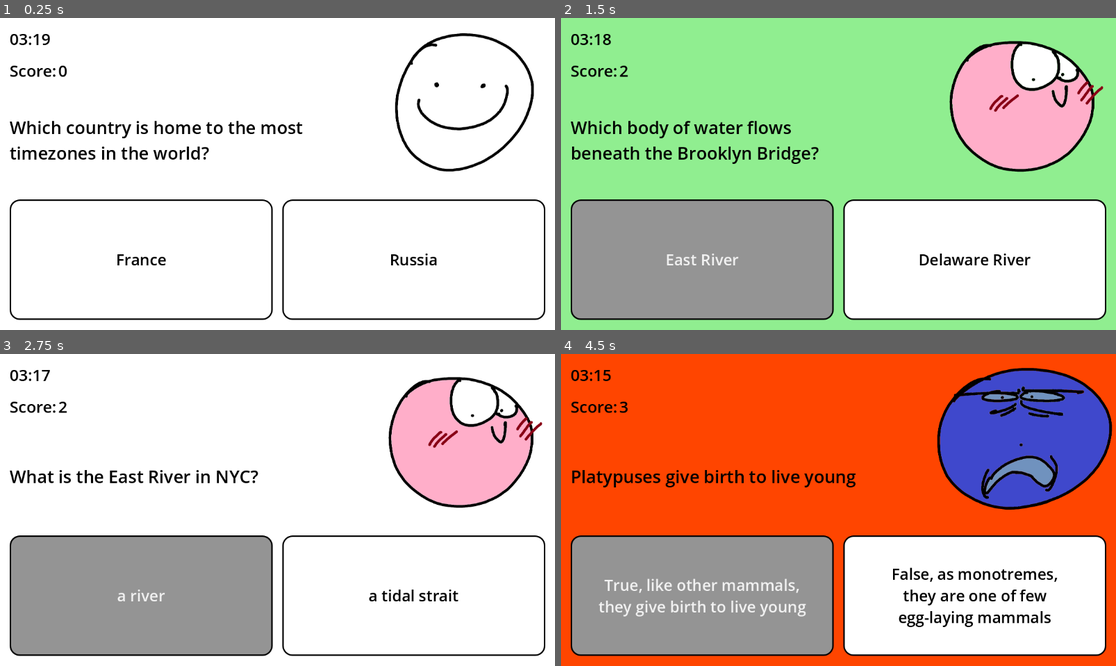
Above: before the commit, frames 1-4 (two rows, left to right).
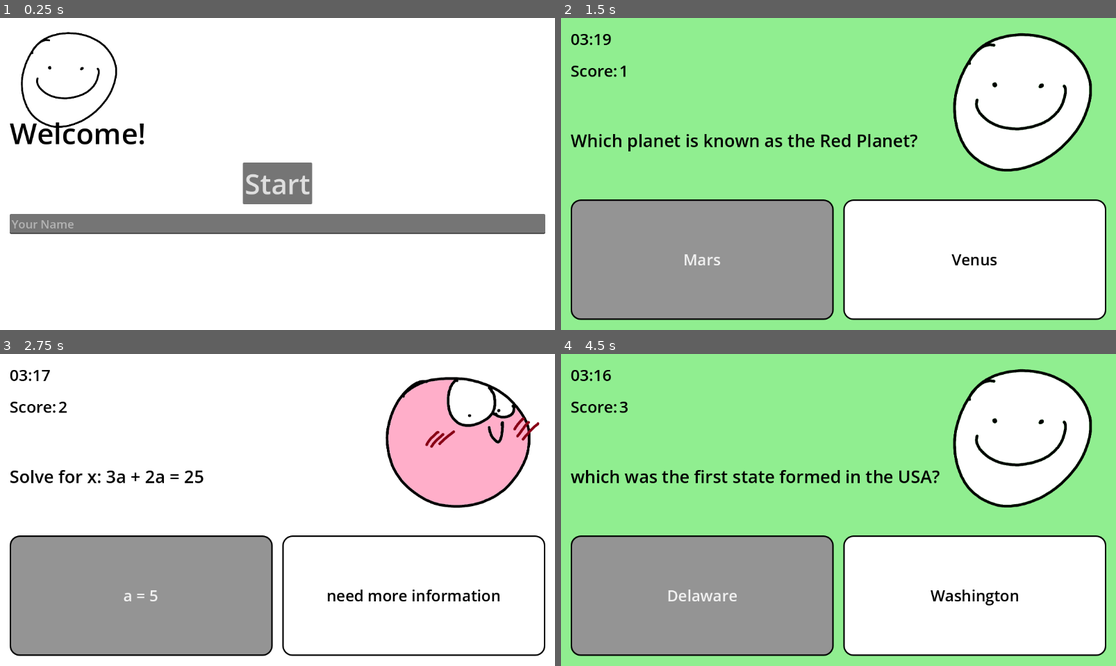
Above: after the commit, the same moments.

Repository: 2DPyramid/2D-Puzzle-Game_REPO
Game: Godot game, scene res://scenes/home.tscn
Two runs of this game, one before a commit and one after it. Both use one fixed random seed, a clock stepped at 60 frames per second and the inputs below. Before the commit the project starts from res://scenes/main.tscn.
Inputs:
- Up to frame 1 (0.25 s): no input
- Up to frame 2 (1.5 s): click "France" (after the commit: "Start") at 0.5 s; click "East River" (after the commit: "Mars") at 1.25 s
- Up to frame 3 (2.75 s): click "7" (after the commit: "He didn't die, He's in Therapy") at 2 s
- Up to frame 4 (4.5 s): click "a river" (after the commit: "a = 5") at 2.75 s; click "True" (after the commit: "Shellfish") at 3.5 s; click "True, like other mammals, the…" (after the commit: "Delaware") at 4.25 s

The runs differ from the first frame. In frame 1, 14% of the frame differs, in the area x 1-99%, y 4-97%; in frame 2, 12%; in frame 3, 3.6%; in frame 4, 66%, in the area x 0-100%, y 0-100%.

Commit message:
03 16 6:23 PM
Added Home page
Fixed some stuff

Diff:
--- a/2dTriviaGame/project.godot
+++ b/2dTriviaGame/project.godot
@@ -11,7 +11,7 @@
 [application]
 
 config/name="2D-Trivia_Game"
-run/main_scene="uid://b7l3pnlphnxx3"
+run/main_scene="uid://b161qiw7iucub"
 config/features=PackedStringArray("4.6", "GL Compatibility")
 config/icon="res://icon.svg"
 
--- /dev/null
+++ b/2dTriviaGame/scenes/home.tscn
@@ -0,0 +1,75 @@
+[gd_scene format=3 uid="uid://b161qiw7iucub"]
+
+[ext_resource type="Script" uid="uid://dl5jwp0w7a1u6" path="res://script/home.gd" id="1_u4wd2"]
+[ext_resource type="PackedScene" uid="uid://bsr1mt4uaeqev" path="res://scenes/reaction.tscn" id="2_w18ys"]
+
+[sub_resource type="LabelSettings" id="LabelSettings_krot7"]
+font_size = 60
+font_color = Color(0, 0, 0, 1)
+
+[sub_resource type="Theme" id="Theme_krot7"]
+default_font_size = 24
+
+[node name="Home" type="Control" unique_id=182376782]
+layout_mode = 3
+anchors_preset = 15
+anchor_right = 1.0
+anchor_bottom = 1.0
+grow_horizontal = 2
+grow_vertical = 2
+script = ExtResource("1_u4wd2")
+
+[node name="ColorRect" type="ColorRect" parent="." unique_id=1957704364]
+layout_mode = 0
+offset_left = -17.0
+offset_top = -14.0
+offset_right = 1163.0
+offset_bottom = 852.0
+
+[node name="MarginContainer" type="MarginContainer" parent="." unique_id=1946933489]
+layout_mode = 1
+anchors_preset = 15
+anchor_right = 1.0
+anchor_bottom = 1.0
+offset_bottom = -1.0
+grow_horizontal = 2
+grow_vertical = 2
+theme_override_constants/margin_left = 20
+theme_override_constants/margin_top = 20
+theme_override_constants/margin_right = 20
+theme_override_constants/margin_bottom = 20
+
+[node name="VBoxContainer" type="VBoxContainer" parent="MarginContainer" unique_id=1878978025]
+custom_minimum_size = Vector2(1000, 500)
+layout_mode = 2
+theme_override_constants/separation = 20
+alignment = 1
+
+[node name="HBoxContainer" type="HBoxContainer" parent="MarginContainer/VBoxContainer" unique_id=2050760617]
+layout_mode = 2
+
+[node name="reaction" parent="MarginContainer/VBoxContainer/HBoxContainer" unique_id=1107030189 instance=ExtResource("2_w18ys")]
+position = Vector2(123.80107, -61.5)
+scale = Vector2(0.34603658, 0.34603658)
+animation = &"2"
+autoplay = "2"
+
+[node name="Label" type="Label" parent="MarginContainer/VBoxContainer/HBoxContainer" unique_id=472757526]
+layout_mode = 2
+size_flags_vertical = 0
+text = "Welcome!"
+label_settings = SubResource("LabelSettings_krot7")
+horizontal_alignment = 1
+
+[node name="Button" type="Button" parent="MarginContainer/VBoxContainer" unique_id=415692970]
+layout_mode = 2
+size_flags_horizontal = 4
+theme_override_font_sizes/font_size = 58
+text = "Start"
+
+[node name="LineEdit" type="LineEdit" parent="MarginContainer/VBoxContainer" unique_id=362307844]
+layout_mode = 2
+theme = SubResource("Theme_krot7")
+placeholder_text = "Your Name"
+
+[connection signal="pressed" from="MarginContainer/VBoxContainer/Button" to="." method="_on_button_pressed"]
--- a/2dTriviaGame/scenes/main.tscn
+++ b/2dTriviaGame/scenes/main.tscn
@@ -43,7 +43,7 @@
 corner_radius_bottom_right = 20
 corner_radius_bottom_left = 20
 
-[node name="Control" type="Control" unique_id=182376782 node_paths=PackedStringArray("timer")]
+[node name="Quiz" type="Control" unique_id=182376782 node_paths=PackedStringArray("timer")]
 layout_mode = 3
 anchors_preset = 15
 anchor_right = 1.0
@@ -111,12 +111,18 @@
 theme_override_constants/separation = 10
 
 [node name="reaction" parent="MarginContainer/VBoxContainer/question" unique_id=54342535 instance=ExtResource("2_sugp2")]
-position = Vector2(945, 33)
+position = Vector2(939, 33)
 scale = Vector2(0.5, 0.5)
 animation = &"2"
 autoplay = "2"
 
-[node name="wrong_reaction" parent="MarginContainer/VBoxContainer/question" unique_id=1107030189 instance=ExtResource("2_sugp2")]
+[node name="critter" parent="MarginContainer/VBoxContainer/question" unique_id=1107030189 instance=ExtResource("2_sugp2")]
+visible = false
+position = Vector2(816.49927, -71.5)
+scale = Vector2(0.18140243, 0.18140244)
+autoplay = "4"
+
+[node name="wrong_reaction" parent="MarginContainer/VBoxContainer/question" unique_id=560566291 instance=ExtResource("2_sugp2")]
 visible = false
 position = Vector2(945, 30)
 scale = Vector2(0.5, 0.5)
@@ -124,9 +130,8 @@
 autoplay = "0"
 
 [node name="Label" type="Label" parent="MarginContainer/VBoxContainer/question" unique_id=1968995364]
-custom_minimum_size = Vector2(800, 200)
+custom_minimum_size = Vector2(775, 200)
 layout_mode = 2
-size_flags_horizontal = 3
 theme_override_colors/font_color = Color(0, 0, 0, 1)
 theme_override_font_sizes/font_size = 36
 text = "Question"
--- a/2dTriviaGame/script/global.gd
+++ b/2dTriviaGame/script/global.gd
@@ -16,8 +16,7 @@
 		"correct": 0
 	},
 	{
-		"question": "Which of these countries experiences
-		Midnight Sun for 6 months?",
+		"question": "Which of these countries experiences Midnight Sun for 6 months?",
 		"options": ["Norway", "Netherland"],
 		"correct": 0
 	},
@@ -37,14 +36,12 @@
 		"correct": 1
 	},
 	{
-		"question": "Which of these is an existing
-		Tectonic Plate?",
+		"question": "Which of these is an existing Tectonic Plate?",
 		"options": ["Eurasian Plate", "Peruvian Plate"],
 		"correct": 0
 	},
 	{
-		"question": "The Equator line passes through
-		which of these countries?",
+		"question": "The Equator line passes through which of these countries?",
 		"options": ["Indonesia", "Russia"],
 		"correct": 0
 	},
@@ -54,8 +51,7 @@
 		"correct": 0
 	}, #Mahira-Started adding questions
 	{
-		"question": "What season does Australia
-		experience in December?",
+		"question": "What season does Australia experience in December?",
 		"options": ["Winter","Summer"],
 		"correct": 1
 	},
@@ -75,8 +71,7 @@
 		"correct": 1
 	},
 	{
-		"question": "Which country is home to the most
-		timezones in the world?",
+		"question": "Which country is home to the most timezones in the world?",
 		"options": ["France", "Russia"],
 		"correct": 0
 	},
@@ -86,8 +81,7 @@
 		"correct": 0
 	},
 	{
-		"question": "What is the 'Golden Ratio' in numerical
-		representation?",
+		"question": "What is the 'Golden Ratio' in numerical representation?",
 		"options": ["1.618", "2.718"],
 		"correct": 0
 	},
@@ -98,21 +92,17 @@
 		"correct": 1
 	},
 	{
-		"question": "The word 'Bank' and the word 'Bankruptcy'
-		both come from an Italian word for____",
+		"question": "The word 'Bank' and the word 'Bankruptcy' both come from an Italian word for____",
 		"options": ["A locked chest", "A wooden bench"],
 		"correct":1
 	},
 	{
-		"question": "You are statistically more
-		likely to be killed by a falling
-		vending machine than by what animal?",
+		"question": "You are statistically more likely to be killed by a falling vending machine than by what animal?",
 		"options": ["A Shark", "A Bear"],
 		"correct": 0
 	},
 	{
-		"question": "Which came first: the Orange (the fruit)
-		or Orange (the color)?",
+		"question": "Which came first: the Orange (the fruit) or Orange (the color)?",
 		"options": ["The fruit", "The color"],
 		"correct": 0
 	},
@@ -122,8 +112,7 @@
 		"correct": 0
 	},
 	{
-		"question": "Certain Siphonophores can be longer
-		than Blue whales?",
+		"question": "Certain Siphonophores can be longer than Blue whales?",
 		"options": ["True", "False"],
 		"correct": 0
 	},
@@ -133,21 +122,17 @@
 		"correct": 0
 	},
 	{
-		"question": "Female platypuses sweat milk from their skin,
-		because they don’t have nipples",
+		"question": "Female platypuses sweat milk from their skin, because they don’t have nipples",
 		"options": ["True", "False"],
 		"correct": 0
 	},
 	{
-		"question": "Male seahorse is the one that carries the eggs
-		and gives birth",
+		"question": "Male seahorse is the one that carries the eggs and gives birth",
 		"options": ["True", "False"],
 		"correct": 0
 	},
 	{
-		"question": "If a one legged Octopus gives
-		one of its legs to its mate, how many legs
-		does the octopus now have?",
+		"question": "If a one legged Octopus gives one of its legs to its mate, how many legs does the octopus now have?",
 		"options": ["7","0"],
 		"correct": 1
 	},
@@ -167,14 +152,12 @@
 		"correct": 0
 	},
 	{
-		"question": "Washington Square, Madison Square, Bryant Park,
-		and Union Square Parks were all formerly:",
+		"question": "Washington Square, Madison Square, Bryant Park, and Union Square Parks were all formerly:",
 		"options": ["Early Settlements", "Graveyards"],
 		"correct": 1
 	},
 	{
-		"question": "Which body of water flows
-		beneath the Brooklyn Bridge?",
+		"question": "Which body of water flows beneath the Brooklyn Bridge?",
 		"options": ["East River", "Delaware River"],
 		"correct": 0
 	},
@@ -189,59 +172,47 @@
 		"correct": 0
 	},
 	{
-		"question": "Which of these walking tours actually
-		take place in New York?",
+		"question": "Which of these walking tours actually take place in New York?",
 		"options": ["Rat Tour", "Snake Tour"],
 		"correct": 0
 	},
 	{
-		"question": "If a company’s profits are 'Decimated,'
-		what percentage of your unit would be killed
-		if you were 'Decimated'?",
+		"question": "If a company’s profits are 'Decimated,' what percentage of your unit would be killed if you were 'Decimated'?",
 		"options": ["10%", "90%"],
 		"correct": 0
 	},
 	{
-		"question": "What did an idiōtēs (idiot)
-		originally refer to in Greek?",
+		"question": "What did an idiōtēs (idiot) originally refer to in Greek?",
 		"options": ["A private citizen", "A person who couldn't count"],
 		"correct": 0
 	},
 	{
-		"question": "The word 'Muscle' comes from the Latin musculus.
-		If you translate it literally, _______ is
-		is under your skin",
+		"question": "The word 'Muscle' comes from the Latin musculus. If you translate it literally, _______ is under your skin",
 		"options": ["A little mouse", "A little snale"],
 		"correct": 0
 	},
 	{
-		"question": "How did Bill Cipher (yeah, the triangle guy
-		from the hit 2012 TV show Gravity Falls) die?",
+		"question": "How did Bill Cipher (yeah, the triangle guy from the hit 2012 TV show Gravity Falls) die?",
 		"options": ["He didn't die, He's in Therapy", "Gun"],
 		"correct": 0
 	},
 	{
-		"question": "Which light has the highest frequency and
-		lowest wavelength?",
+		"question": "Which light has the highest frequency and lowest wavelength?",
 		"options": ["Violet Light", "Red Light"],
 		"correct": 0
 	},
 	{
-		"question": "Which of these are considered a 'Fish'
-		by modern zoologists?",
+		"question": "Which of these are considered a 'Fish' by modern zoologists?",
 		"options": [ "Shellfish", "Seahorse" ],
 		"correct": 1
 	},
 	{
-		"question": "The word Gymnasium comes from
-		the Ancient Greek word gymnós. What does
-		that root mean?",
+		"question": "The word Gymnasium comes from the Ancient Greek word gymnós. What does that root mean?",
 		"options": [ "To sweat", "To be naked" ],
 		"correct": 1
 	},
 	{
-		"question": "Sharks are exclusively found
-		in marine/saltwater environments",
+		"question": "Sharks are exclusively found in marine/saltwater environments",
 		"options": [ "True", "False" ],
 		"correct": 1
 	},
@@ -279,9 +250,7 @@
 	},
 
 	{
-		"question": "If you travel upwards at 60 mph (96 km/h),
-		 how long will it take you to reach space
-		(as recognized by the Kármán line)?",
+		"question": "If you travel upwards at 60 mph (96 km/h), how long will it take you to reach space (as recognized by the Kármán line)?",
 		"options": ["About a week", "About an hour"],
 		"correct": 1
 	},
@@ -322,8 +291,7 @@
 		"correct": 1
 	},
 	{
-		"question": "Arapaima can survive in waters with lower
-		 oxygen levels than most fish can tolerate because...",
+		"question": "Arapaima can survive in waters with lower oxygen levels than most fish can tolerate because...",
 		"options": ["Arapaima have specialized
 		 glands that regulate oxygen usage.", "Arapaima can use their
 		 swim bladder like a lung
@@ -337,8 +305,7 @@
 		"correct": 0
 	},
 	{
-		"question": "Brine pools, often described as looking
-		like underwater lakes...",
+		"question": "Brine pools, often described as looking like underwater lakes...",
 		"options": ["were invented by Jules Verne
 		in his novel Twenty Thousand
 		Leagues Under the Sea and do
@@ -360,12 +327,10 @@
 		"correct": 1
 	},
 	{
-		"question": "how much do you love me
-		(the slightly unnerving disembodied face drawn
-		in MS Paint)?",
-		"options": ["A whoooooooole lot! :)", "Not at all (wrong answer)"],
-		"correct": 0
-	}
+		"question": "how much do you love me?",
+		"options": ["A whoooooooole lot! :)", "Not at all."],
+		"correct": 0
+	},
 	#, {
 		#"question": "Will my (the slightly unnerving disembodied
 		 #face drawn in MS Paint) dad (Mr. the slightly unnerving
@@ -398,11 +363,11 @@
 		 #This is a dream come true!!", "What did you just say??"],
 		#"correct": 0
 	#}
-
-	#{	"question": "I found a a a WEIRD FREAKING THING(!!!!!!) outside! ...Should I keep it? (?????)",
-		#"options": ["yes", "no"],
-		#"correct": 1
-	#}
+	{	"question": "I found a a a WEIRD FREAKING THING(!!!!!!) outside! ...Should I keep it? (?????)",
+		"options": ["yes", "no"],
+		"correct": 0,
+		"special": true
+	}
 
 
 	#keep adding more here
--- /dev/null
+++ b/2dTriviaGame/script/home.gd
@@ -0,0 +1,5 @@
+extends Control
+@onready var button: Button = $MarginContainer/VBoxContainer/Button
+
+func _on_button_pressed() -> void:
+	get_tree().change_scene_to_file("res://scenes/main.tscn")
--- a/2dTriviaGame/script/main.gd
+++ b/2dTriviaGame/script/main.gd
@@ -8,9 +8,9 @@
 @onready var score_label: Label = $MarginContainer/VBoxContainer/score/score_label
 @onready var color_rect: ColorRect = $ColorRect
 @onready var wrong_reaction: AnimatedSprite2D = $MarginContainer/VBoxContainer/question/wrong_reaction
-@onready var timer_number: Label = $MarginContainer/VBoxContainer/timer/timer_number
 @onready var timer_label: Label = $MarginContainer/VBoxContainer/timer/timer_label
 @export var timer: Timer
+@onready var critter: AnimatedSprite2D = $MarginContainer/VBoxContainer/question/critter
 
 #get the button texts and question text from the scene
 
@@ -30,6 +30,9 @@
 	#if current < 30: #30 questions max
 	if current < Global.data.size(): #for if you want to go through EVERY questions
 		var data = Global.data[current]
+
+		if data.has("special"):
+			print("special")
 
 		#updating the texts
 		question.text = data["question"]
@@ -78,17 +81,26 @@
 		await get_tree().create_timer(0.2).timeout
 		color_rect.color = Color.WHITE
 
+		if Global.data[current].has("special"):
+			critter.show()
+
 	else:
 		print("Question " + str(current+1) + ": " + "Wrong!")
 		reaction_var -=1
+
 		#disgusted reaction when you get wrong answer
 		color_rect.color = Color.ORANGE_RED
 		wrong_reaction.show()
+		reaction.hide()
 		await get_tree().create_timer(0.3).timeout
 		color_rect.color = Color.WHITE
 		wrong_reaction.hide()
+		reaction.show()
 
-	print(reaction_var)
+
+
+
+	print("Reaction: " + str(reaction_var))
 	current += 1
 	update_ui()
 
@@ -99,7 +111,7 @@
 	var second = int(time_left) % 60
 	return [minute, second]
 
-func _process(delta):
+func _process(_delta):
 	timer_label.text = "%02d:%02d" % time_left_to_live()
 
 func _on_timer_timeout() -> void:
Not shown, added: 2dTriviaGame/script/home.gd.uid
